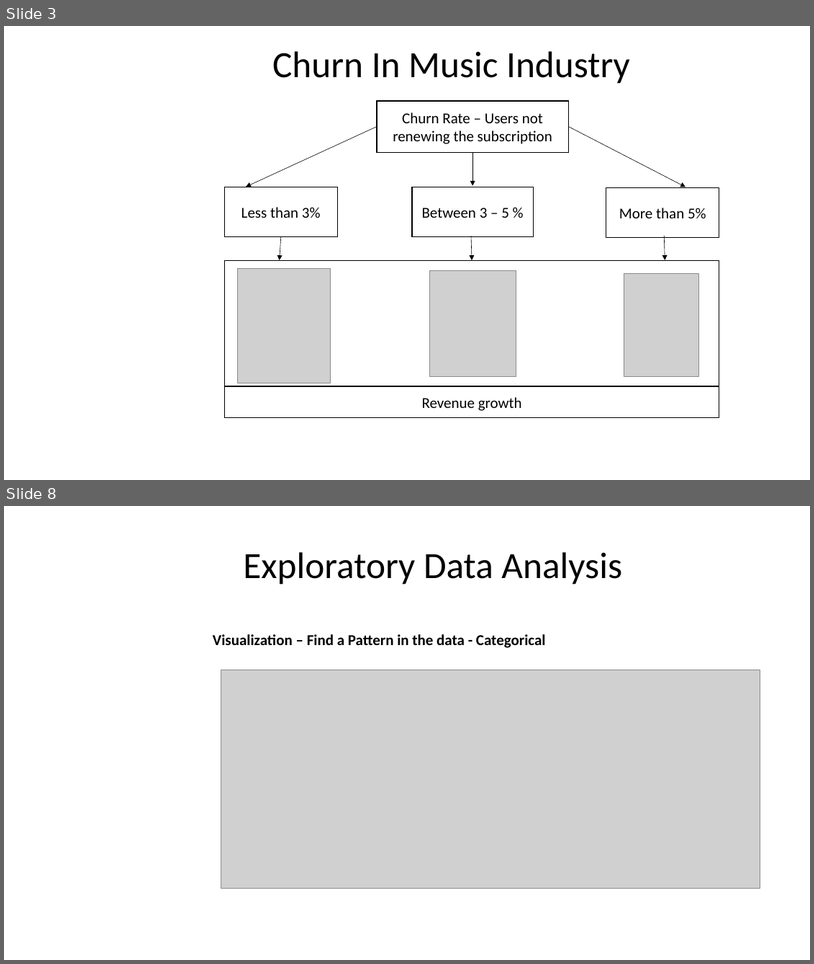
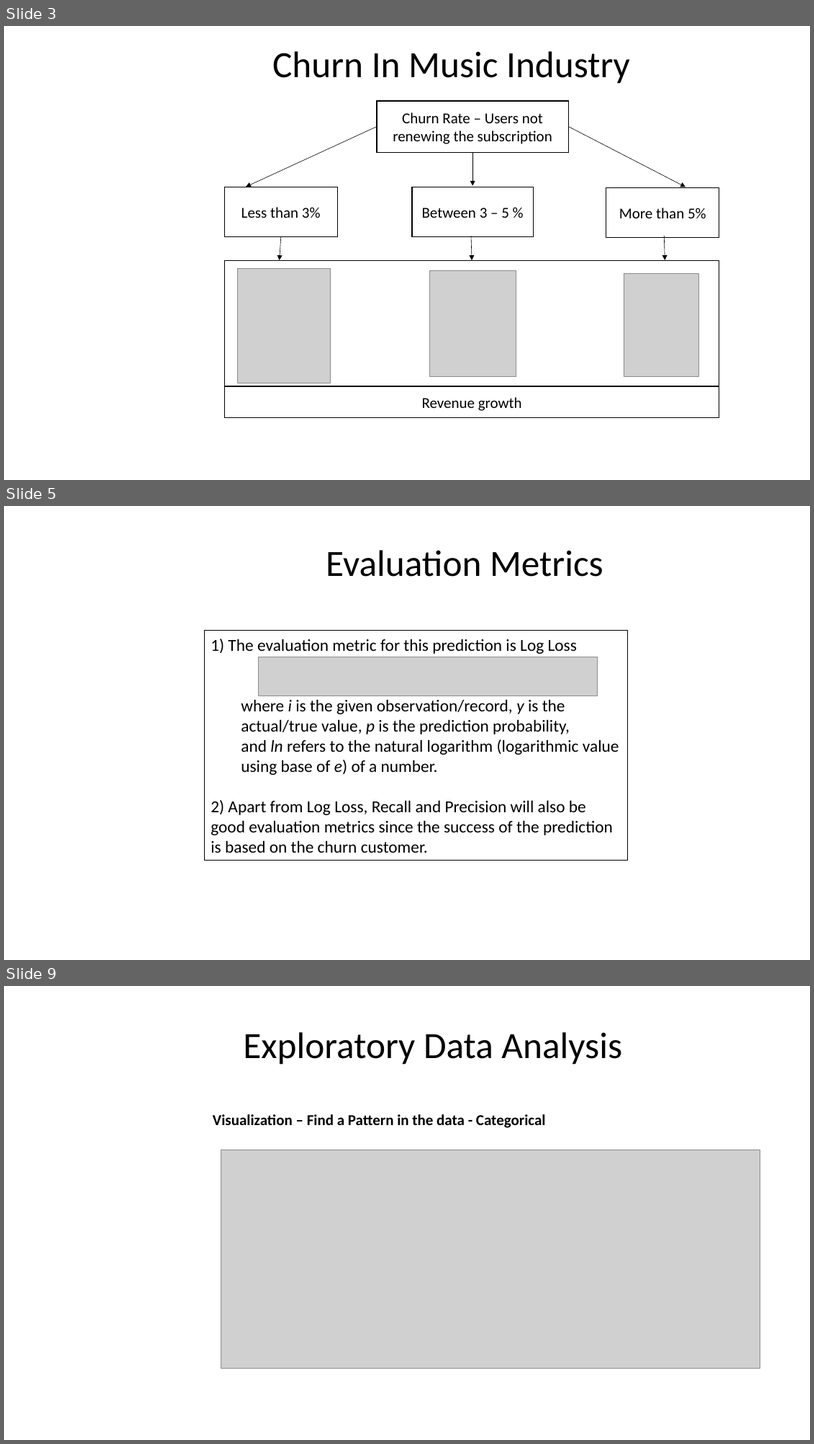
Before and after one commit to Elaveni16/Data-science, a slide deck: Capstone 2/WSDM - KKBox's Churn Prediction Challenge/docs/Capstone2_Final_Presentation–.pptx. Shown one above the other, each under a label of ours: slides 3 and 8 before the commit, slides 3, 5 and 9 after it; the slides between them are not shown. The pictures are 814x964 and 814x1444 pixels, drawn with LibreOffice and Linux fonts; fonts in the diff are those of the drawing; grey boxes stand for pictures; background and template pictures are left out. Boxes give left, top, right and bottom in pixels: in the first picture for what was removed or moved away, otherwise in the second. Text is boxed around its words. In the diff, an @@ line names an element or a change of style, - is before the commit and + after.

```diff
--- a/Capstone 2/WSDM - KKBox's Churn Prediction Challenge/docs/Capstone2_Final_Presentation–.pptx
+++ b/Capstone 2/WSDM - KKBox's Churn Prediction Challenge/docs/Capstone2_Final_Presentation–.pptx
@@ slide 5 added at <box>4,506,810,960</box>, background picture (left out) @@
@@ title added at <box>326,550,604,577</box>, 44 pt, text #000000 @@
+Evaluation Metrics
@@ rectangle added at <box>205,630,628,860</box>, outline #000000 0.75 pt, 20 pt, text #000000 @@
+1) The evaluation metric for this prediction is Log Loss
+  where i is the given observation/record, y is the actual/true value, p is the prediction probability, and ln refers to the natural logarithm (logarithmic value using base of e) of a number.
+2) Apart from Log Loss, Recall and Precision will also be good evaluation metrics since the success of the prediction is based on the churn customer.
@@ picture added at <box>259,657,598,696</box> @@
@@ what was slide 8 is now slide 9 @@
```
Also in this commit, not shown: 6 slides changed.
